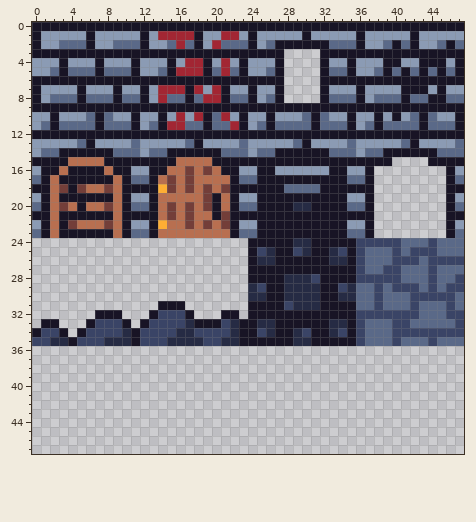
A pixel-art sprite gets an edit: src/client/atlases/dcex/dun3.png. The first picture shows the starting point.
The file is 48x48 pixels.
After the commit:
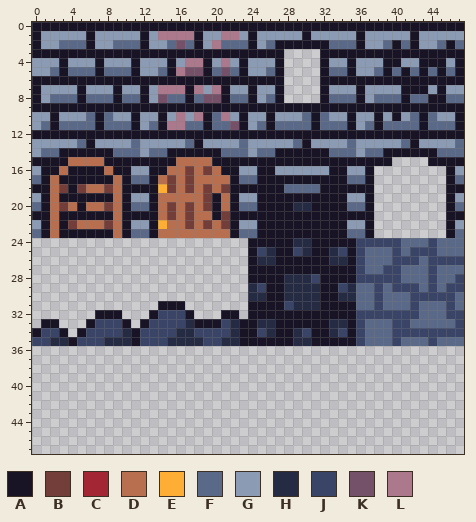
Palette (. is transparent): A #181425  B #733e39  C #a22633  D #b86f50  E #feae34  F #5a6988  G #8b9bb4  H #262b44  J #3a4466  K #755069  L #ac788b
The commit says: Better dun3 tileset
Edits made:
{"y":1,"x":14,"old":"CCCC","new":"LLLL"}
{"y":1,"x":21,"old":"CC","new":"LL"}
{"y":2,"x":16,"old":"C","new":"K"}
{"y":2,"x":20,"old":"C","new":"L"}
{"y":4,"x":17,"old":"CC","new":"LL"}
{"y":4,"x":21,"old":"C","new":"L"}
{"y":5,"x":16,"old":"CCC","new":"LKK"}
{"y":5,"x":21,"old":"C","new":"K"}
{"y":7,"x":14,"old":"CCC","new":"LLL"}
{"y":7,"x":18,"old":"C","new":"L"}
{"y":7,"x":20,"old":"C","new":"L"}
{"y":8,"x":14,"old":"C","new":"K"}
{"y":8,"x":19,"old":"CC","new":"KK"}
{"y":10,"x":16,"old":"C","new":"L"}
{"y":10,"x":18,"old":"C","new":"L"}
{"y":10,"x":21,"old":"C","new":"L"}
{"y":11,"x":15,"old":"CC","new":"LL"}
{"y":11,"x":22,"old":"C","new":"K"}
{"label":"changed","picture_box":[158,31,239,130]}
